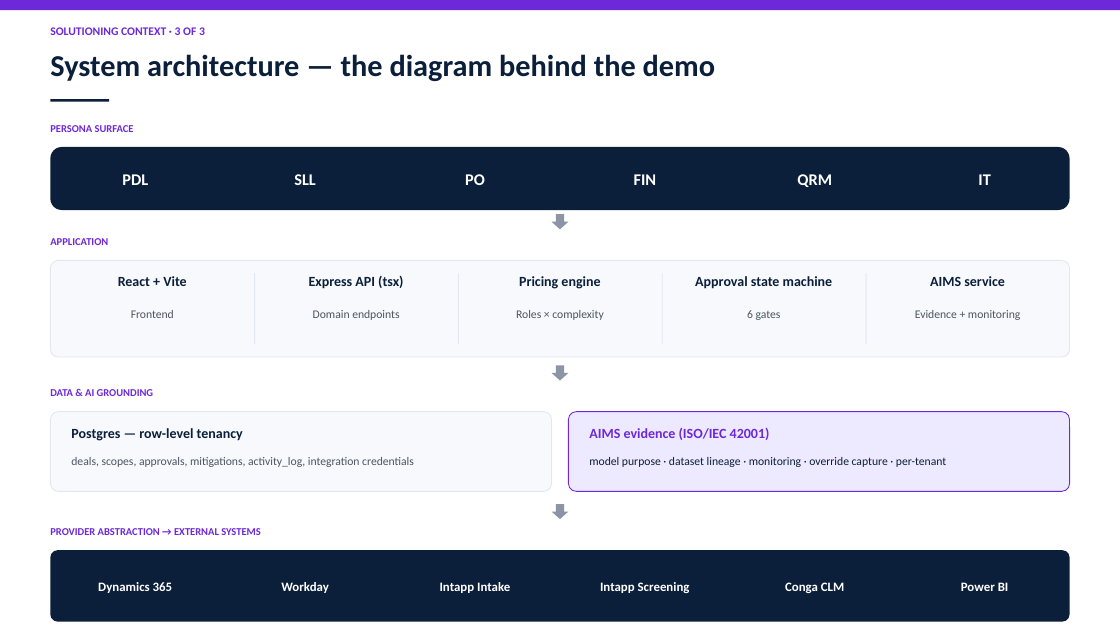
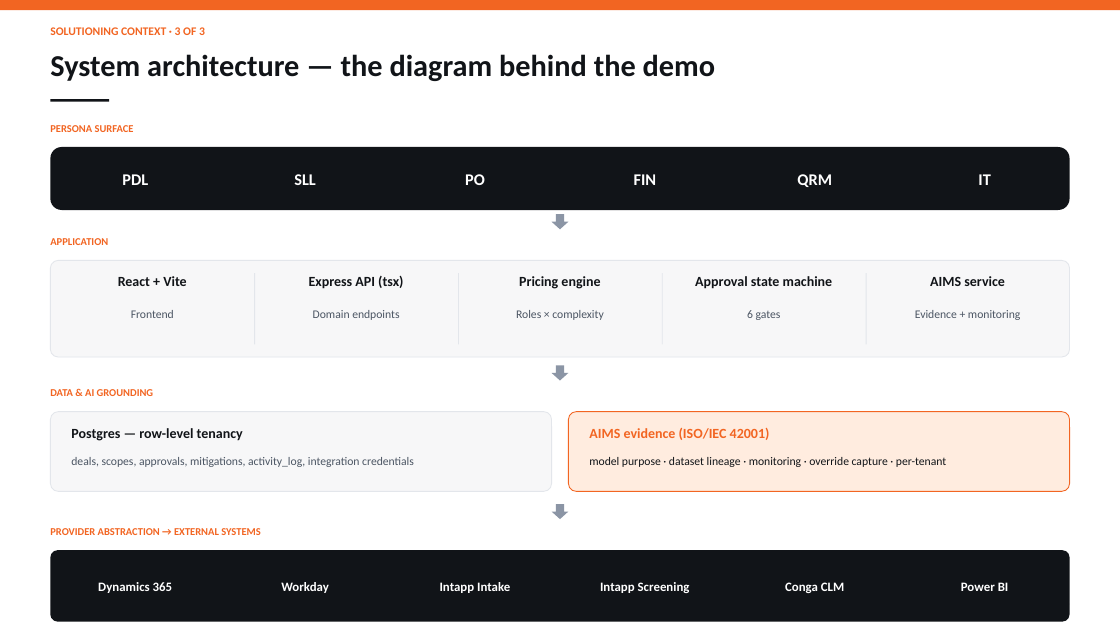
Before and after one commit to dhan99/NextGenPricing2, a slide deck: slide 7 of attached_assets/DealPad_10min_PS_Demo.pptx. Drawn at 1120x630 pixels with LibreOffice and Linux fonts; fonts in the diff are those of the drawing. Boxes give left, top, right and bottom in pixels: in the first picture for what was removed or moved away, otherwise in the second. Text is boxed around its words. In the diff, an @@ line names an element or a change of style, - is before the commit and + after.

```diff
--- a/attached_assets/DealPad_10min_PS_Demo.pptx
+++ b/attached_assets/DealPad_10min_PS_Demo.pptx
@@ rectangle at bbox=[0, 0, 1120, 10]: fill #6D28D9 to #F26522 @@
@@ rounded rectangle at bbox=[50, 260, 1070, 357]: fill #F7F9FC to #F7F7F8; outline #E2E8F0 0.75 pt to #E3E6EB 0.75 pt @@
@@ rounded rectangle at bbox=[50, 412, 552, 492]: fill #F7F9FC to #F7F7F8; outline #E2E8F0 0.75 pt to #E3E6EB 0.75 pt @@
@@ rounded rectangle at bbox=[569, 412, 1070, 492]: fill #EDE9FE to #FFECDF; outline #6D28D9 0.75 pt to #F26522 0.75 pt @@
@@ text colour #0B1F3A to #111418 in 8 elements at bbox=[50, 54, 715, 81], bbox=[118, 276, 186, 286], bbox=[309, 276, 403, 289], bbox=[519, 276, 600, 289], bbox=[695, 276, 833, 289], bbox=[930, 276, 1005, 286], bbox=[71, 428, 243, 441], bbox=[589, 457, 946, 467] @@
@@ text colour #6D28D9 to #F26522 in 6 elements at bbox=[50, 27, 205, 35], bbox=[50, 125, 134, 132], bbox=[50, 238, 108, 245], bbox=[50, 389, 153, 396], bbox=[589, 428, 770, 440], bbox=[50, 528, 260, 535] @@
@@ fill #0B1F3A to #111418 in 3 elements at bbox=[50, 99, 109, 102], bbox=[50, 147, 1070, 210], bbox=[50, 550, 1070, 622] @@
```
Also in this commit, not shown: 12 other slides changed, 2 other files.
